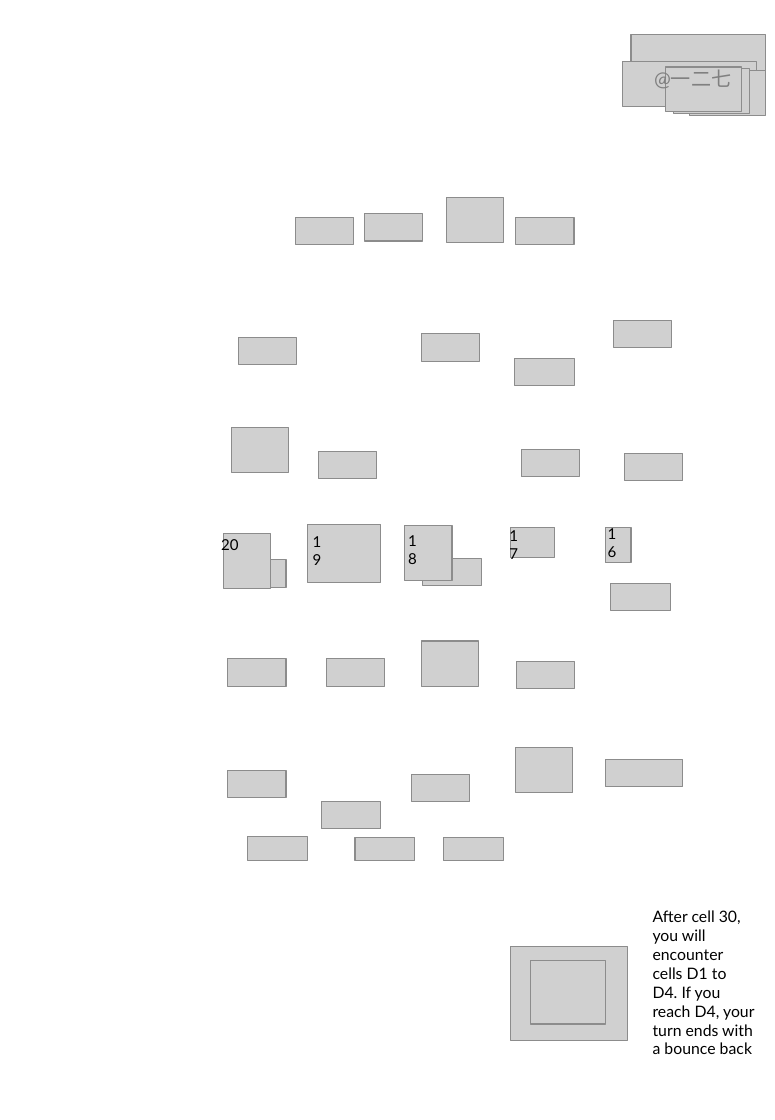
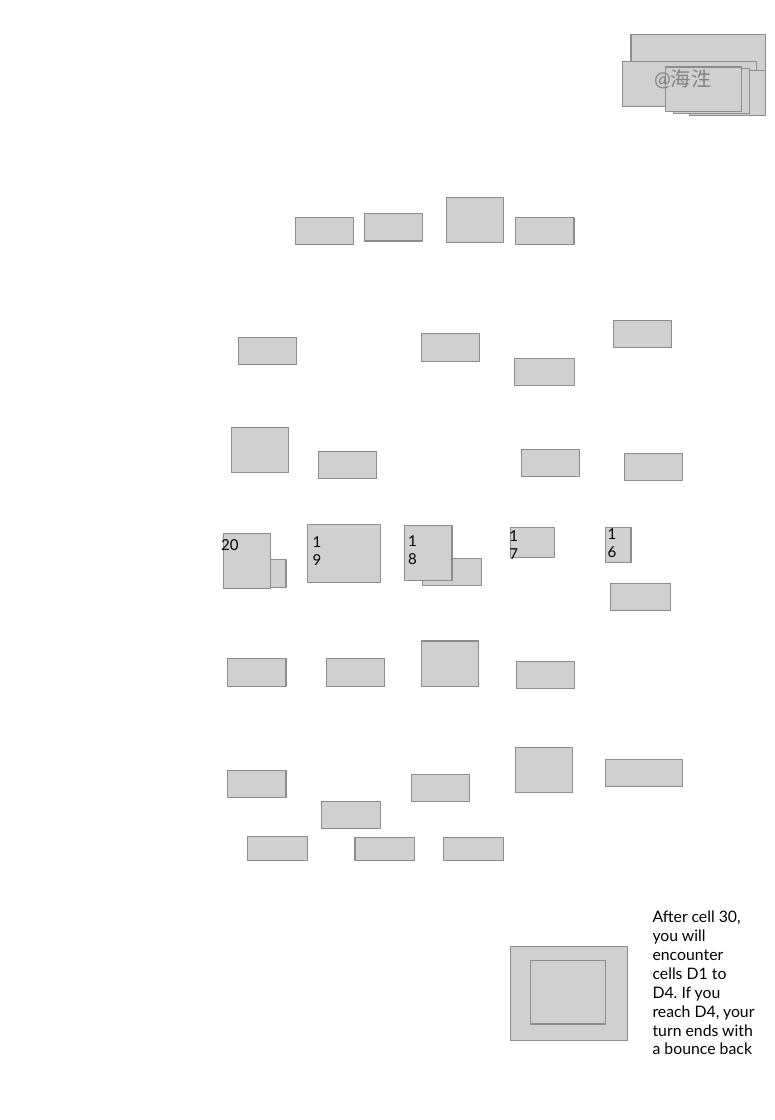
Before and after one commit to haishion7/haishion7.github.io, a slide deck: slide 5 of 海泩/家庭教育/assert/Math.pptx. Drawn at 775x1120 pixels with LibreOffice and Linux fonts; fonts in the diff are those of the drawing; grey boxes stand for pictures; background and template pictures are left out. Boxes give left, top, right and bottom in pixels: in the first picture for what was removed or moved away, otherwise in the second. Text is boxed around its words. In the diff, an @@ line names an element or a change of style, - is before the commit and + after.

```diff
--- a/海泩/家庭教育/assert/Math.pptx
+++ b/海泩/家庭教育/assert/Math.pptx
@@ text at [654, 68, 711, 90]: text changed @@
-@一二七
+@海泩
```
Also in this commit, not shown: 1 other slide changed, 5 other files.
